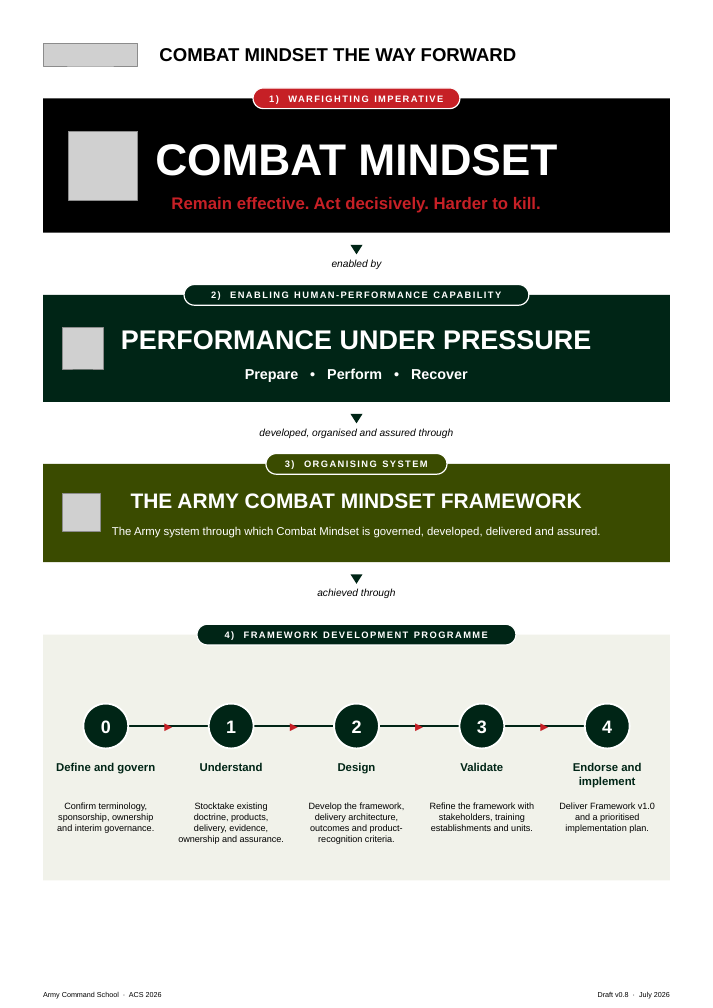
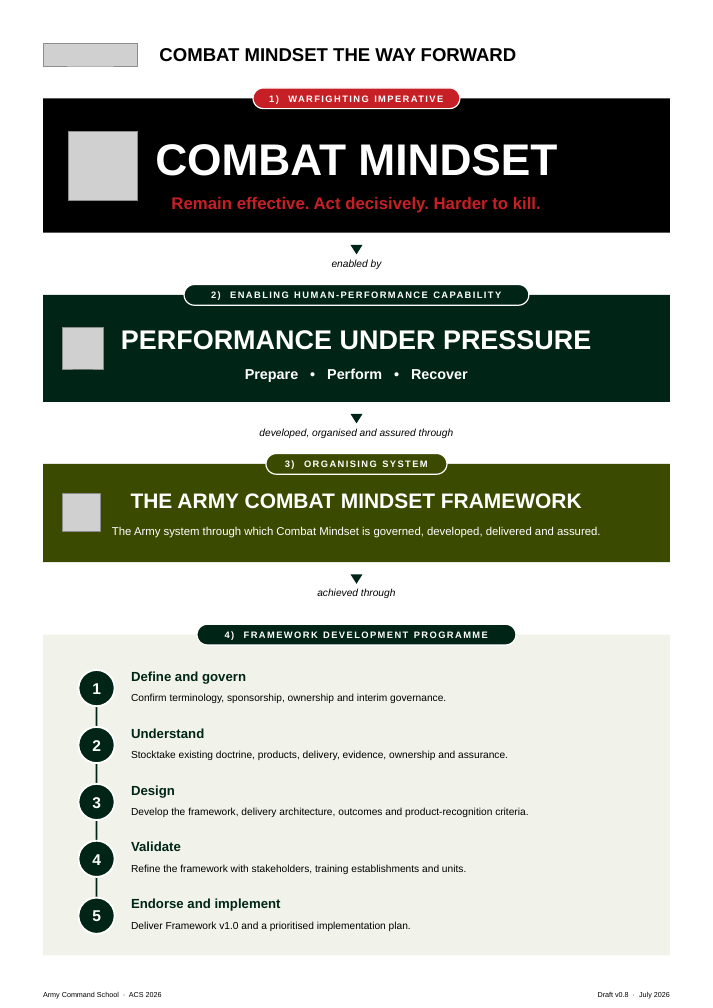
Before and after one commit to TacEdge/PUP, a slide deck: slide 1 of output/combat-mindset-onepager-portrait.pptx. Drawn at 713x1008 pixels with LibreOffice and Linux fonts; fonts in the diff are those of the drawing; grey boxes stand for pictures. Boxes give left, top, right and bottom in pixels: in the first picture for what was removed or moved away, otherwise in the second. Text is boxed around its words. In the diff, an @@ line names an element or a change of style, - is before the commit and + after.

```diff
--- a/output/combat-mindset-onepager-portrait.pptx
+++ b/output/combat-mindset-onepager-portrait.pptx
@@ rectangle: place and size @@
-rectangle at [43,635,670,880]
+rectangle at [43,635,670,955]
@@ text "1": place and size @@
-text "1" at [226,720,236,733]
+text "1" at [92,683,101,694]
@@ ellipse: place and size @@
-ellipse at [209,704,253,748]
+ellipse at [78,670,115,706]
@@ line moved from (106, 726) - (607, 726) to (97, 688) - (97, 916) @@
@@ text "Define and govern": place and size @@
-text "Define and govern" at [56,763,155,774]
+text "Define and govern" at [131,671,246,684]
@@ text "Confirm terminology, sponsorship, ownership and ...": place and size @@
-text "Confirm terminology, sponsorship, ownership and ..." at [57,802,154,833]
+text "Confirm terminology, sponsorship, ownership and ..." at [131,693,446,703]
@@ text removed at [147,712,189,740] @@
-►
@@ text removed at [273,712,315,740] @@
-►
@@ text removed at [398,712,440,740] @@
-►
@@ text removed at [524,712,566,740] @@
-►
@@ ellipse: place and size @@
-ellipse at [84,704,128,748]
+ellipse at [78,727,115,763]
@@ text "2": place and size @@
-text "2" at [352,720,362,733]
+text "2" at [92,740,101,751]
@@ text removed at [101,720,111,733] @@
-0
@@ size 7.6 to 8.5 pt; alignment centre to left; vertical alignment top to middle in 5 elements at [131,807,528,817], [131,864,466,874], [131,921,411,931], [131,693,446,703], [131,750,508,760] @@
@@ text "Understand": place and size @@
-text "Understand" at [200,763,263,771]
+text "Understand" at [131,728,204,738]
@@ text "Stocktake existing doctrine, products, delivery, ...": place and size @@
-text "Stocktake existing doctrine, products, delivery, ..." at [178,802,284,844]
+text "Stocktake existing doctrine, products, delivery, ..." at [131,750,508,760]
@@ text "Design": place and size @@
-text "Design" at [338,763,376,774]
+text "Design" at [131,785,175,798]
@@ text "3": place and size @@
-text "3" at [477,720,487,734]
+text "3" at [92,797,101,808]
@@ ellipse: place and size @@
-ellipse at [335,704,379,748]
+ellipse at [78,784,115,820]
@@ text "Develop the framework, delivery architecture, ...": place and size @@
-text "Develop the framework, delivery architecture, ..." at [309,802,405,844]
+text "Develop the framework, delivery architecture, ..." at [131,807,528,817]
@@ text "Validate": place and size @@
-text "Validate" at [460,763,503,771]
+text "Validate" at [131,841,181,851]
@@ size 15 to 13 pt in 4 elements at [92,683,101,694], [92,740,101,751], [92,797,101,808], [92,854,101,865] @@
@@ text "4": place and size @@
-text "4" at [602,720,612,733]
+text "4" at [92,854,101,865]
@@ ellipse: place and size @@
-ellipse at [585,704,629,748]
+ellipse at [78,841,115,877]
@@ text "Refine the framework with stakeholders, ...": place and size @@
-text "Refine the framework with stakeholders, ..." at [430,802,534,831]
+text "Refine the framework with stakeholders, ..." at [131,864,466,874]
@@ ellipse: place and size @@
-ellipse at [460,704,504,748]
+ellipse at [78,898,115,934]
@@ size 9.5 to 11 pt; alignment centre to left; vertical alignment top to middle in 5 elements at [131,785,175,798], [131,841,181,851], [131,671,246,684], [131,728,204,738], [131,898,281,911] @@
@@ text "Endorse and implement": place and size @@
-text "Endorse and implement" at [573,763,641,788]
+text "Endorse and implement" at [131,898,281,911]
@@ text added at [92,910,101,921], 13 pt, text #FFFFFF, bold @@
+5
@@ text "Deliver Framework v1.0 and a ...": place and size @@
-text "Deliver Framework v1.0 and a ..." at [559,802,655,833]
+text "Deliver Framework v1.0 and a ..." at [131,921,411,931]
```
Also in this commit, not shown: 1 slide removed, 5 other files.
